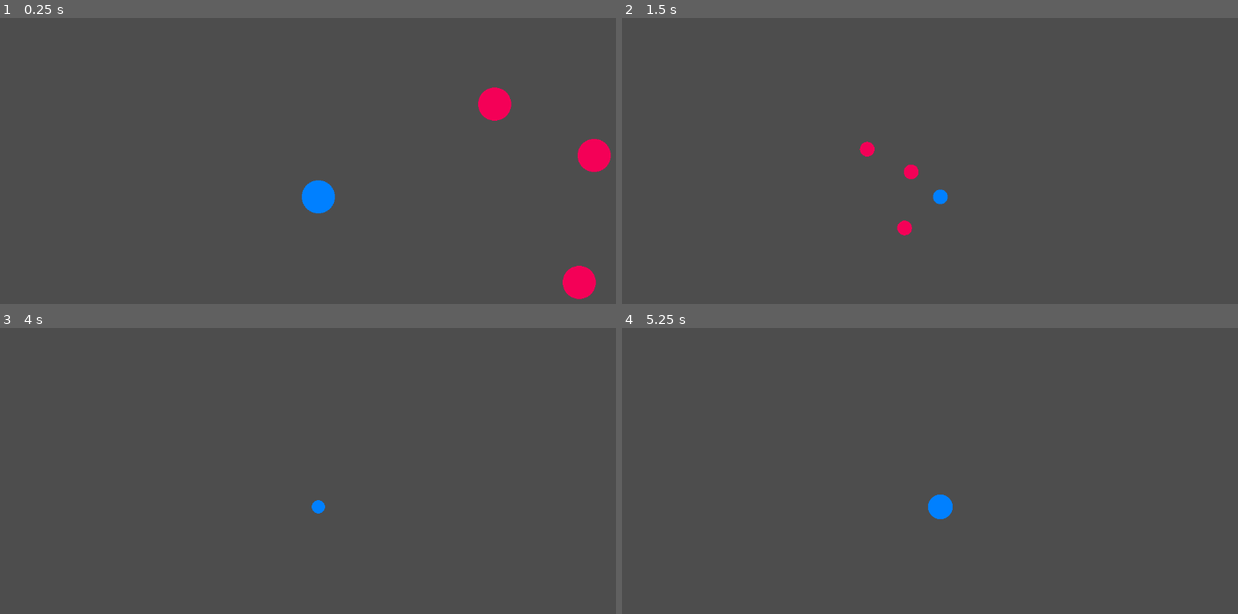
Above: before the commit, frames 1-4 (two rows, left to right).
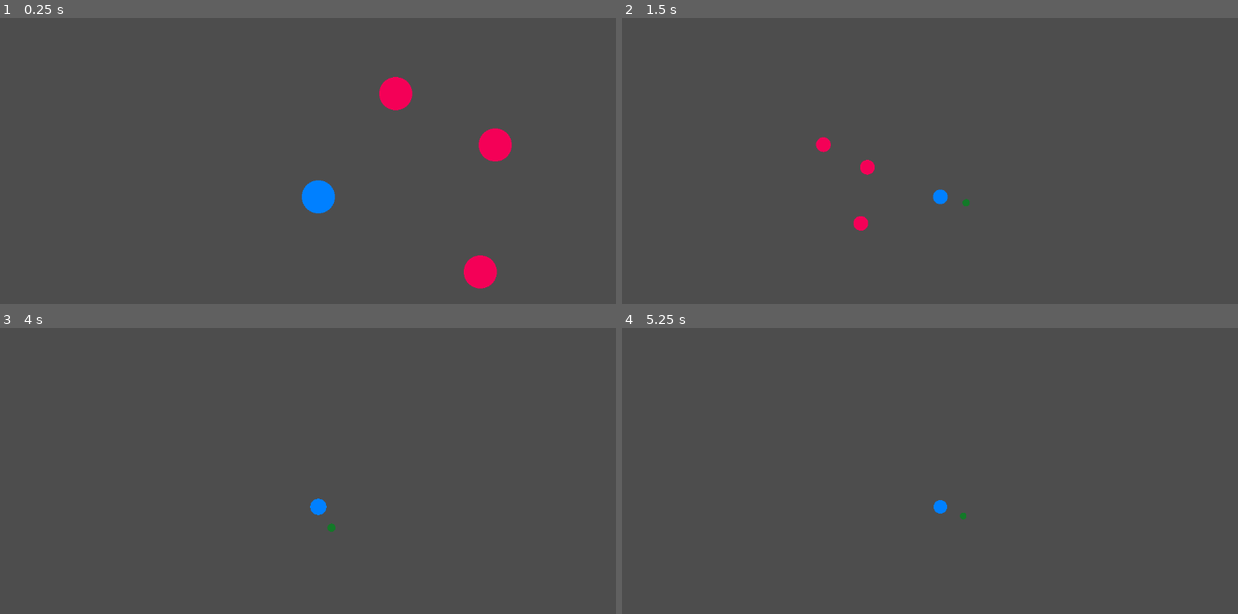
Above: after the commit, the same moments.

Repository: Neshri/godot-testing
Game: Godot game, scene res://main.tscn
Two runs of this game, one before a commit and one after it. Both use one fixed random seed, a clock stepped at 60 frames per second and the inputs below.
Inputs:
- Up to frame 1 (0.25 s): no input
- Up to frame 2 (1.5 s): tap Enter (ui_accept) at 0.5, 1.35 s; hold Right (ui_right) 0.53-1.28 s; hold Enter (ui_accept) 0.53-1.28 s; hold Down (ui_down) from 1.28 s (still down)
- Up to frame 3 (4 s): tap Enter (ui_accept) at 1.52, 1.82, 2.85, 3.02, 3.32, 3.5 s; release Down (ui_down) at 2.03 s; hold Right (ui_right) 2.03-2.78 s; hold Enter (ui_accept) 2.03-2.78 s; hold Up (ui_up) 2.78-3.53 s; hold Left (ui_left) from 3.53 s (still down); hold Enter (ui_accept) from 3.53 s (still down)
- Up to frame 4 (5.25 s): release Enter (ui_accept) at 4.28 s; tap Enter (ui_accept) at 4.35, 4.52, 4.82, 5 s; release Left (ui_left) at 5.03 s; hold Down (ui_down) from 5.03 s (still down); hold Enter (ui_accept) from 5.03 s (still down)

The runs differ from the first frame. In frame 1, 3.0% of the frame differs, in the area x 61-100%, y 20-99%; in frame 2, 0.6%; in frame 3, less than 0.1%; in frame 4, 0.2%.

Commit message:
Orbital testing

Diff:
--- a/celestial_body.gd
+++ b/celestial_body.gd
@@ -1,41 +1,50 @@
 extends RigidBody2D
 
-# We have removed the line "@export var mass: float = 100.0"
-# because RigidBody2D already has a built-in 'mass' property.
+#==============================================================================
+# --- EXPORTED VARIABLES ---
+#==============================================================================
+@export var gravity_enabled: bool = true
+# NEW: We add a speed cap variable here so all celestial bodies can have one.
+@export var max_speed: float = 1200.0
 
-# This is NOT the real-world gravitational constant.
-# We use a much larger number that works well for game physics.
+
+#==============================================================================
+# --- PRIVATE VARIABLES & CONSTANTS ---
+#==============================================================================
 const GRAVITATIONAL_CONSTANT = 10000.0
 
-# Every body belongs to the "celestial_bodies" group so they can find each other.
+
+#==============================================================================
+# --- BUILT-IN GODOT FUNCTIONS ---
+#==============================================================================
 func _ready():
 	add_to_group("celestial_bodies")
 
 func _physics_process(delta):
-	# Get a list of all other nodes in the same group.
-	var bodies = get_tree().get_nodes_in_group("celestial_bodies")
+	# --- Gravity Calculation ---
+	if gravity_enabled:
+		var bodies = get_tree().get_nodes_in_group("celestial_bodies")
+		for body in bodies:
+			# FIX: Add robust guard clauses to prevent incorrect force application.
+			# 1. Don't attract yourself.
+			# 2. Don't attract things that aren't RigidBody2D (like orbitals).
+			# 3. Ensure the other body is valid.
+			if body == self or not body is RigidBody2D or not is_instance_valid(body):
+				continue
 
-	# Loop through every other body to calculate the force it exerts on this one.
-	for body in bodies:
-		# Don't try to attract yourself!
-		if body == self:
-			continue
+			var distance_vec = body.global_position - self.global_position
+			var distance = distance_vec.length()
 
-		# --- Calculate Gravitational Force (Newton's Law) ---
-		# 1. Find the distance and direction between this body and the other.
-		var distance_vec = body.global_position - self.global_position
-		var distance = distance_vec.length()
+			if distance == 0:
+				continue
 
-		# Avoid division by zero if bodies are somehow in the same spot.
-		if distance == 0:
-			continue
+			var force_magnitude = (GRAVITATIONAL_CONSTANT * self.mass * body.mass) / (distance * distance)
+			var force_vector = distance_vec.normalized() * force_magnitude
 
-		# 2. Calculate the force magnitude: F = G * (m1*m2) / r^2
-		# This will now correctly use the built-in mass of both this body and the other.
-		var force_magnitude = (GRAVITATIONAL_CONSTANT * self.mass * body.mass) / (distance * distance)
+			apply_central_force(force_vector)
 
-		# 3. Create the force vector by combining the direction and magnitude.
-		var force_vector = distance_vec.normalized() * force_magnitude
-
-		# 4. Apply the force to this body.
-		apply_central_force(force_vector)
+	# --- SPEED CAP FIX ---
+	# By placing this at the end of the physics process, it will reliably cap
+	# the final velocity after all forces for this frame have been applied.
+	if linear_velocity.length() > max_speed:
+		linear_velocity = linear_velocity.limit_length(max_speed)
--- a/main.tscn
+++ b/main.tscn
@@ -4,9 +4,6 @@
 [ext_resource type="PackedScene" uid="uid://7stbb8vwkrg6" path="res://celestial_body.tscn" id="2_h2yge"]
 
 [node name="Main" type="Node2D"]
-
-[node name="Node2D" parent="." instance=ExtResource("1_0xm2m")]
-position = Vector2(-179, -19)
 
 [node name="CelestialBody" parent="." instance=ExtResource("2_h2yge")]
 position = Vector2(320, -94)
@@ -16,3 +13,15 @@
 
 [node name="CelestialBody3" parent="." instance=ExtResource("2_h2yge")]
 position = Vector2(140, -187)
+
+[node name="PlayerRootNode" parent="." instance=ExtResource("1_0xm2m")]
+
+[node name="CanvasLayer" type="CanvasLayer" parent="."]
+
+[node name="SpeedometerLabel" type="Label" parent="CanvasLayer"]
+offset_left = -29.0
+offset_top = -31.0
+offset_right = 36.0
+offset_bottom = -8.0
+text = "TESTING"
+visible_ratio = -0.142857
--- /dev/null
+++ b/orbital.gd
@@ -0,0 +1,89 @@
+extends Area2D
+
+#==============================================================================
+# --- EXPORTED VARIABLES ---
+#==============================================================================
+
+@export_group("Orbit Configuration")
+@export var mass: float = 2.5
+@export var orbit_speed: float = 2.5 # NOTE: This is now radians/sec for rotation
+@export var orbit_distance: float = 75.0
+@export var orbit_smoothing_speed: float = 15.0
+
+@export_group("Mechanics")
+@export var elongation_factor: float = 0.5
+@export var hit_impulse_factor: float = 1.0
+
+
+#==============================================================================
+# --- PRIVATE VARIABLES ---
+#==============================================================================
+
+var target: RigidBody2D
+# We now use a persistent angle for stable rotation.
+var _current_angle: float = 0.0
+var _current_velocity: Vector2 = Vector2.ZERO
+var _last_position: Vector2 = Vector2.ZERO
+
+
+#==============================================================================
+# --- BUILT-IN GODOT FUNCTIONS ---
+#==============================================================================
+
+func _ready():
+	target = get_parent() as RigidBody2D
+	if not is_instance_valid(target):
+		print("ERROR: Orbital parent is not a RigidBody2D or is invalid.")
+		set_physics_process(false)
+
+
+func _physics_process(delta):
+	if not is_instance_valid(target):
+		return
+
+	# --- STABLE ORBIT FIX ---
+	# 1. Increment our angle. This is a stable, predictable change.
+	_current_angle += orbit_speed * delta
+
+	# 2. Calculate the ideal relative position based ONLY on the angle and distance.
+	var ideal_distance = orbit_distance
+	if target.linear_velocity.length_squared() > 1:
+		var velocity_dir = target.linear_velocity.normalized()
+		# We now calculate direction from the stable angle, not the jittery position.
+		var orbit_direction = Vector2.from_angle(_current_angle)
+		var alignment = abs(velocity_dir.dot(orbit_direction))
+		ideal_distance += orbit_distance * elongation_factor * alignment
+
+	# This calculation is now free of any feedback loops.
+	var ideal_position = Vector2.from_angle(_current_angle) * ideal_distance
+
+	# 3. Lerp to the ideal position to maintain smoothness.
+	self.position = self.position.lerp(ideal_position, orbit_smoothing_speed * delta)
+
+	# 4. The velocity calculation will now be stable because the position is stable.
+	_current_velocity = (self.global_position - _last_position) / delta
+	_last_position = self.global_position
+
+
+func _on_body_entered(body: Node2D):
+	if not body is RigidBody2D or body == target:
+		return
+
+	var relative_velocity = _current_velocity - target.linear_velocity
+	var impulse = relative_velocity * self.mass * hit_impulse_factor
+	body.apply_central_impulse(impulse)
+
+
+#==============================================================================
+# --- INITIALIZATION FUNCTION ---
+#==============================================================================
+
+func initialize(start_angle_degrees: float):
+	_current_angle = deg_to_rad(start_angle_degrees)
+
+	var start_pos = Vector2.from_angle(_current_angle) * orbit_distance
+	self.position = start_pos
+
+	await get_tree().process_frame
+	if is_instance_valid(self):
+		_last_position = self.global_position
--- /dev/null
+++ b/orbital.tscn
@@ -0,0 +1,20 @@
+[gd_scene load_steps=4 format=3 uid="uid://c4saafepeac37"]
+
+[ext_resource type="Script" uid="uid://dg48x7y7g7wln" path="res://orbital.gd" id="1_aa6px"]
+[ext_resource type="Script" uid="uid://bv05yvc5vycgx" path="res://visuals.gd" id="1_l5lce"]
+
+[sub_resource type="CircleShape2D" id="CircleShape2D_1s0sj"]
+radius = 15.0
+
+[node name="Orbital" type="Area2D"]
+script = ExtResource("1_aa6px")
+
+[node name="CollisionShape2D" type="CollisionShape2D" parent="."]
+shape = SubResource("CircleShape2D_1s0sj")
+
+[node name="Visuals" type="Node2D" parent="."]
+script = ExtResource("1_l5lce")
+radius = 15.0
+color = Color(0.0763396, 0.474513, 0.157756, 1)
+
+[connection signal="body_entered" from="." to="." method="_on_body_entered"]
--- a/player.gd
+++ b/player.gd
@@ -1,42 +1,89 @@
 extends "res://celestial_body.gd"
 
-# --- Player Control ---
+#==============================================================================
+# --- EXPORTED VARIABLES ---
+#==============================================================================
+
+@export_group("Player Control")
 @export var thrust_force: float = 1500.0
 
-# --- Camera Control ---
-@export_group("Zoom Settings")
-# The zoom level when the player is stationary. 1.0 is normal zoom.
+@export_group("Camera Control")
 @export var base_zoom: float = 1.0
-# The most the camera will zoom out. Smaller number = more zoomed out.
 @export var max_zoom_out: float = 0.4
-# The speed at which the camera will be fully zoomed out.
 @export var zoom_speed_threshold: float = 1000.0
-# How quickly the camera catches up to the target zoom. Higher is faster.
 @export var zoom_smoothing_speed: float = 5.0
 
-# A variable to hold a reference to our Camera2D node.
+@export_group("Orbital Management")
+@export var orbital_type_1: PackedScene
+@export var orbital_type_2: PackedScene
+
+
+#==============================================================================
+# --- NODE REFERENCES & PRIVATE VARIABLES ---
+#==============================================================================
+
 @onready var camera: Camera2D = $Camera2D
+@onready var speed_label: Label = get_node("/root/Main/CanvasLayer/SpeedometerLabel")
 
-# _physics_process is called every physics frame.
+var active_orbitals: Array[Node] = []
+
+
+#==============================================================================
+# --- BUILT-IN GODOT FUNCTIONS ---
+#==============================================================================
+
+func _ready():
+	super()
+	if not is_instance_valid(speed_label):
+		print("DIAGNOSTIC: SpeedometerLabel node was NOT found.")
+	else:
+		print("DIAGNOSTIC: SpeedometerLabel node found successfully.")
+
+
 func _physics_process(delta):
-	# Run the gravity calculations from the parent script.
+	# We call super() to run the gravity and new speed cap logic first.
 	super(delta)
 
-	# --- Player Control Logic ---
+	# Apply player thrust
 	var input_direction := Input.get_vector("ui_left", "ui_right", "ui_up", "ui_down")
 	if input_direction != Vector2.ZERO:
 		apply_central_force(input_direction * thrust_force)
 
-	# --- Camera Zoom Logic ---
-	# 1. Get the player's current speed.
+	# The speed cap logic has been REMOVED from here and moved to celestial_body.gd
+
+	# Update camera and speedometer
 	var current_speed := linear_velocity.length()
+	if is_instance_valid(speed_label):
+		speed_label.text = "Speed: " + str(int(current_speed))
 
-	# 2. Calculate the TARGET zoom level based on speed.
 	var target_zoom_value := remap(current_speed, 0, zoom_speed_threshold, base_zoom, max_zoom_out)
 	target_zoom_value = clamp(target_zoom_value, max_zoom_out, base_zoom)
 	var target_zoom_vector = Vector2(target_zoom_value, target_zoom_value)
+	camera.zoom = camera.zoom.lerp(target_zoom_vector, zoom_smoothing_speed * delta)
 
-	# 3. Smoothly move the CURRENT zoom towards the TARGET zoom.
-	# lerp() (linear interpolation) is perfect for this.
-	# It moves a value towards a target by a certain weight.
-	camera.zoom = camera.zoom.lerp(target_zoom_vector, zoom_smoothing_speed * delta)
+
+func _unhandled_input(event: InputEvent):
+	if event.is_action_pressed("ui_accept"):
+		_clear_orbitals()
+		_spawn_orbital(orbital_type_1, 0)
+		get_tree().get_root().set_input_as_handled()
+
+
+#==============================================================================
+# --- CUSTOM HELPER FUNCTIONS ---
+#==============================================================================
+
+func _clear_orbitals():
+	for orbital in active_orbitals:
+		if is_instance_valid(orbital):
+			orbital.queue_free()
+	active_orbitals.clear()
+
+func _spawn_orbital(orbital_blueprint: PackedScene, start_angle: float):
+	if orbital_blueprint == null:
+		print("Cannot spawn orbital: No scene assigned in the Inspector.")
+		return
+	var new_orbital = orbital_blueprint.instantiate()
+	add_child(new_orbital)
+	new_orbital.initialize(start_angle)
+	active_orbitals.append(new_orbital)
--- a/player.tscn
+++ b/player.tscn
@@ -1,15 +1,17 @@
-[gd_scene load_steps=4 format=3 uid="uid://delfo4sj40jv5"]
+[gd_scene load_steps=5 format=3 uid="uid://delfo4sj40jv5"]
 
 [ext_resource type="Script" uid="uid://dcmpnaf8dpw80" path="res://player.gd" id="1_onrkg"]
+[ext_resource type="PackedScene" uid="uid://c4saafepeac37" path="res://orbital.tscn" id="2_i3pqv"]
 [ext_resource type="Script" uid="uid://bv05yvc5vycgx" path="res://visuals.gd" id="2_onrkg"]
 
 [sub_resource type="CircleShape2D" id="CircleShape2D_onrkg"]
 radius = 30.0
 
-[node name="Node2D" type="Node2D"]
+[node name="PlayerRootNode" type="Node2D"]
 
 [node name="Player" type="RigidBody2D" parent="."]
 script = ExtResource("1_onrkg")
+orbital_type_1 = ExtResource("2_i3pqv")
 
 [node name="CollisionShape2D" type="CollisionShape2D" parent="Player"]
 shape = SubResource("CircleShape2D_onrkg")
Not shown, removed: New Text Document.txt
Not shown, added: orbital.gd.uid
